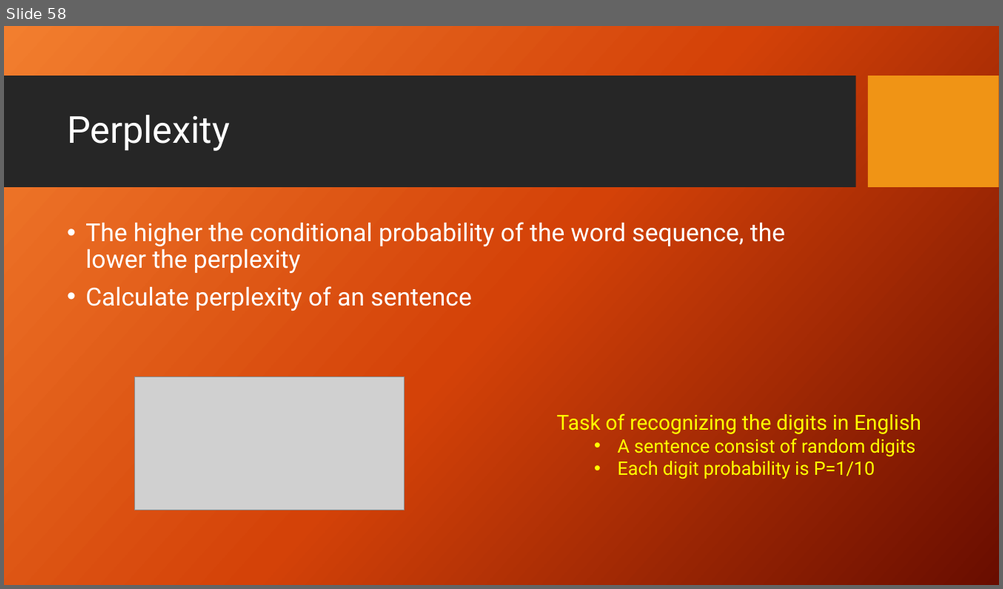
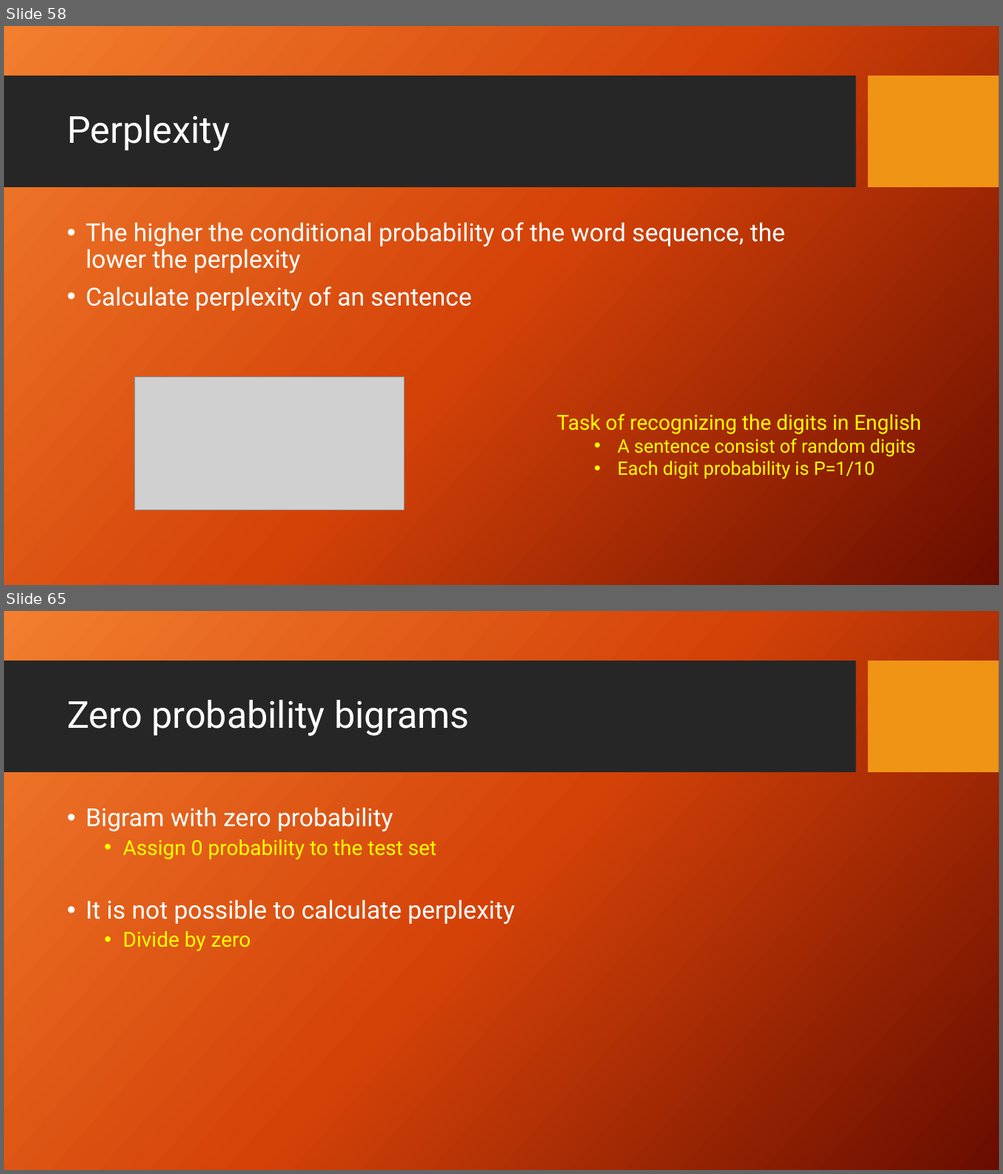
Before and after one commit to FaisalAhmedBijoy/Natural-Language-Processing-with-Python, a slide deck: docs/NLP_bangla_tutorial.pptx. Shown one above the other, each under a label of ours: slide 58 before the commit, slides 58 and 65 after it; the slides between them are not shown. The pictures are 1003x589 and 1003x1174 pixels, drawn with LibreOffice and Linux fonts; fonts in the diff are those of the drawing; grey boxes stand for pictures; background and template pictures are left out. Boxes give left, top, right and bottom in pixels: in the first picture for what was removed or moved away, otherwise in the second. Text is boxed around its words. In the diff, an @@ line names an element or a change of style, - is before the commit and + after.

```diff
--- a/docs/NLP_bangla_tutorial.pptx
+++ b/docs/NLP_bangla_tutorial.pptx
@@ slide 65 added at (x1=4, y1=611, x2=999, y2=1170), background picture (left out); not listed: 2 template elements that a slide beside it also shows @@
@@ title added at (x1=67, y1=700, x2=469, y2=736), 36 pt, text #FFFFFF @@
+Zero probability bigrams
@@ text added at (x1=85, y1=807, x2=515, y2=951), 24 pt, text #FFFFFF @@
+• Bigram with zero probability
+  • Assign 0 probability to the test set
+• It is not possible to calculate perplexity
+  • Divide by zero
```
Also in this commit, not shown: 7 other slides added.
